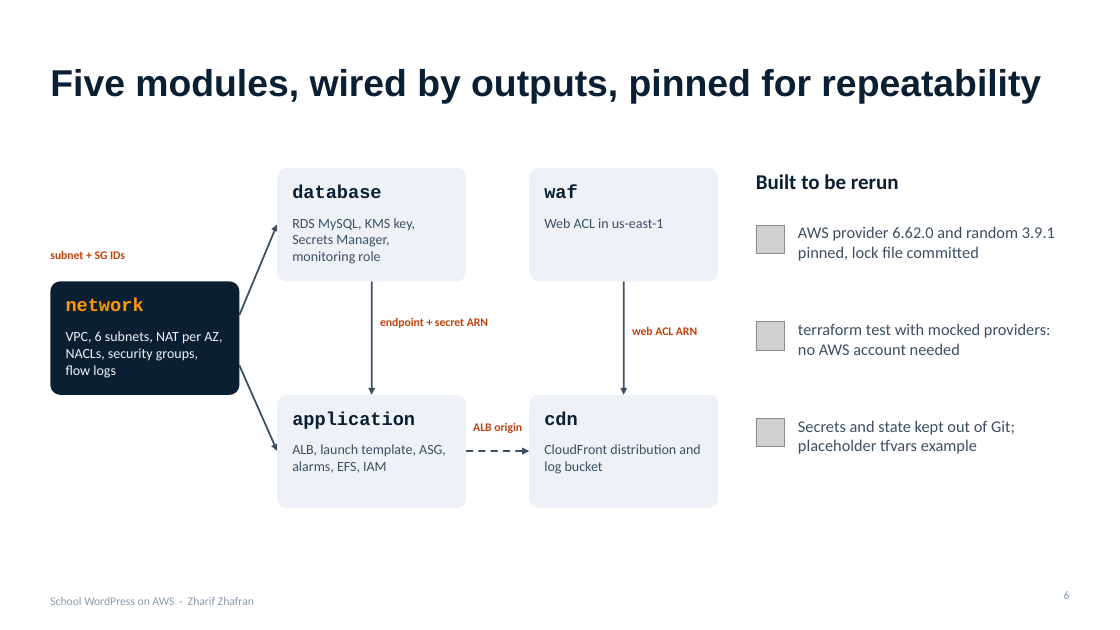
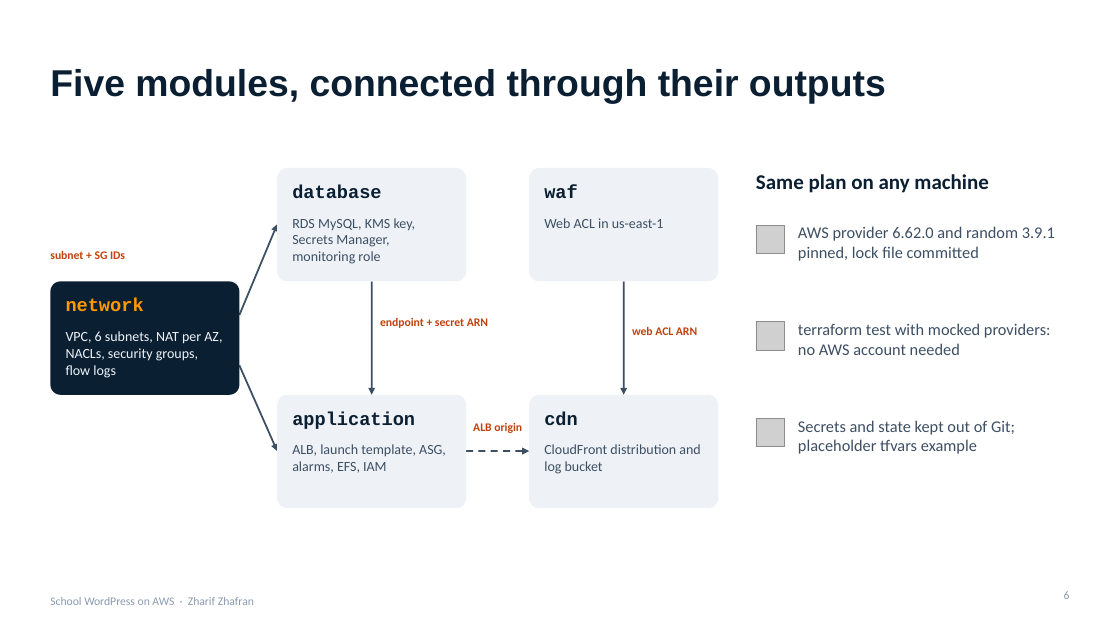
Before and after one commit to HagemaruThetha/WPApplication, a slide deck: slide 6 of presentation/School_WordPress_on_AWS.pptx. Drawn at 1120x630 pixels with LibreOffice and Linux fonts; fonts in the diff are those of the drawing; grey boxes stand for pictures. Boxes give left, top, right and bottom in pixels: in the first picture for what was removed or moved away, otherwise in the second. Text is boxed around its words. In the diff, an @@ line names an element or a change of style, - is before the commit and + after.

```diff
--- a/presentation/School_WordPress_on_AWS.pptx
+++ b/presentation/School_WordPress_on_AWS.pptx
@@ title at [50, 69, 886, 104]: text changed @@
-Five modules, wired by outputs, pinned for repeatability
+Five modules, connected through their outputs
@@ text at [756, 174, 988, 193]: text changed @@
-Built to be rerun
+Same plan on any machine
```
Also in this commit, not shown: 6 other slides changed, 4 other files.
